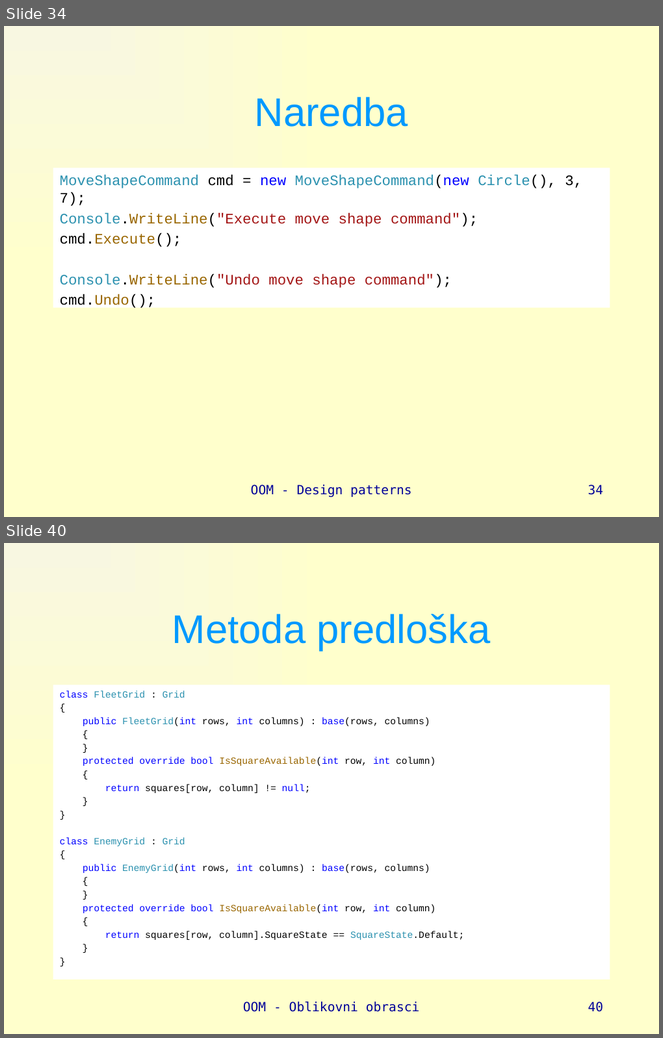
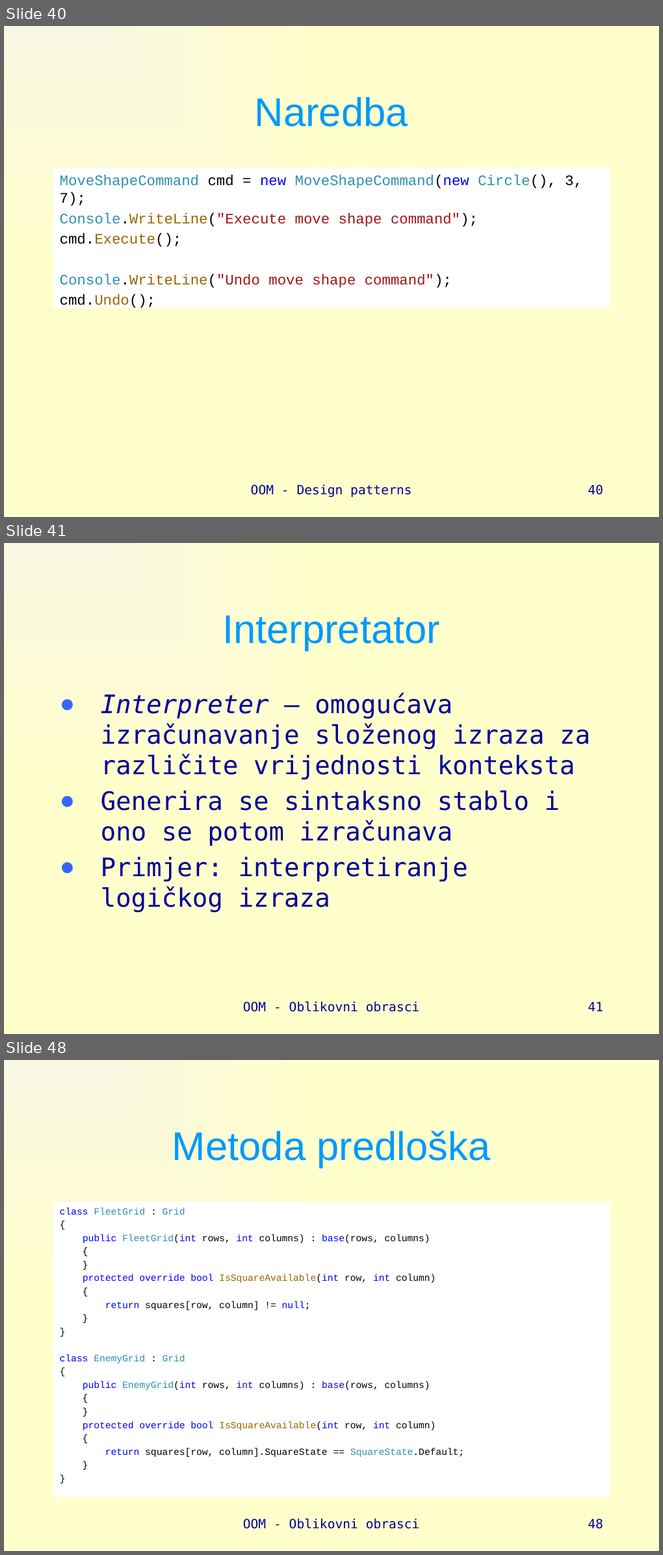
Before and after one commit to vsite-oom/DesignPatterns, a slide deck: docs/Design patterns.pptx. Shown one above the other, each under a label of ours: slides 34 and 40 before the commit, slides 40, 41 and 48 after it; the slides between them are not shown. The pictures are 663x1038 and 663x1555 pixels, drawn with LibreOffice and Linux fonts; fonts in the diff are those of the drawing. Boxes give left, top, right and bottom in pixels: in the first picture for what was removed or moved away, otherwise in the second. Text is boxed around its words. In the diff, an @@ line names an element or a change of style, - is before the commit and + after.

```diff
--- a/docs/Design patterns.pptx
+++ b/docs/Design patterns.pptx
@@ slide 41 added at [4,543,659,1034], background gradient #F8F7E1 to #FFFFCC @@
@@ title added at [222,615,440,651], 44 pt, text #0099FF @@
+Interpretator
@@ text added at [101,693,590,913], 28 pt, text #000099 @@
+● Interpreter – omogućava izračunavanje složenog izraza za različite vrijednosti konteksta
+● Generira se sintaksno stablo i ono se potom izračunava
+● Primjer: interpretiranje logičkog izraza
@@ text added at [243,1002,420,1012], 14 pt, text #000099 @@
+OOM - Oblikovni obrasci
@@ page number added at [588,1002,604,1012], 14 pt, text #000099 @@
+41
@@ what was slide 34 is now slide 40 @@
@@ page number at [588,485,604,495]: text changed @@
-34
+40
@@ what was slide 40 is now slide 48 @@
@@ page number at [588,1519,604,1529]: text changed @@
-40
+48
```
Also in this commit, not shown: 13 slides changed, 7 other slides added, 19 other files.
